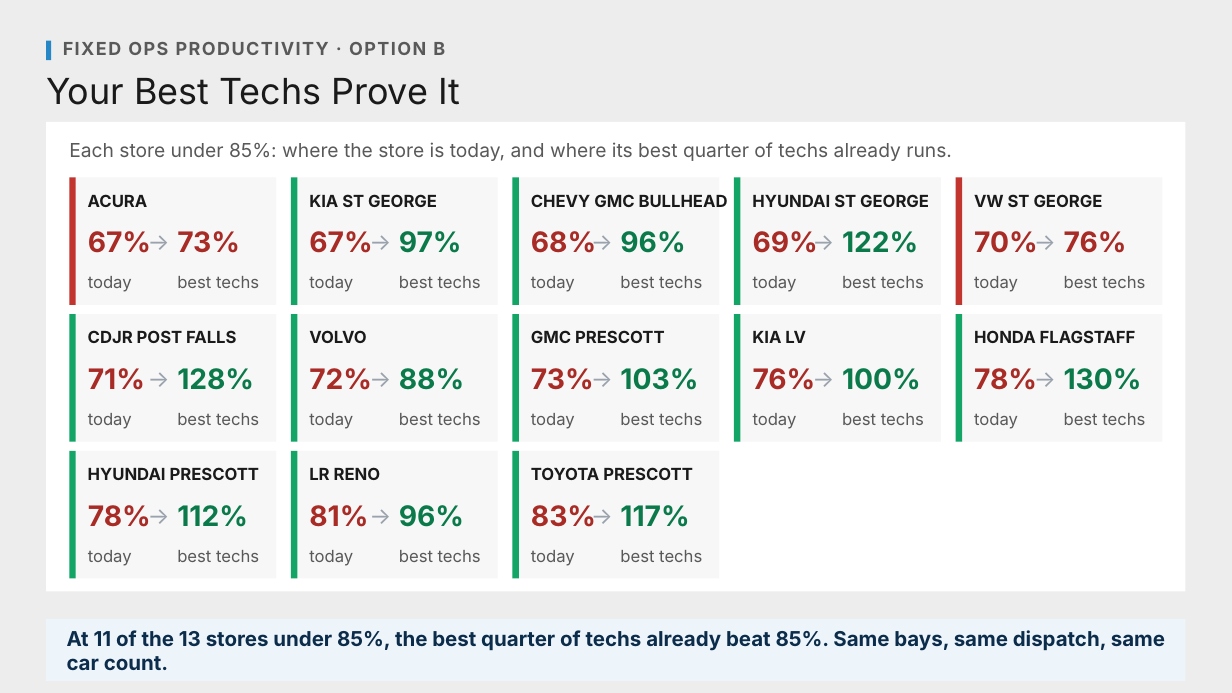
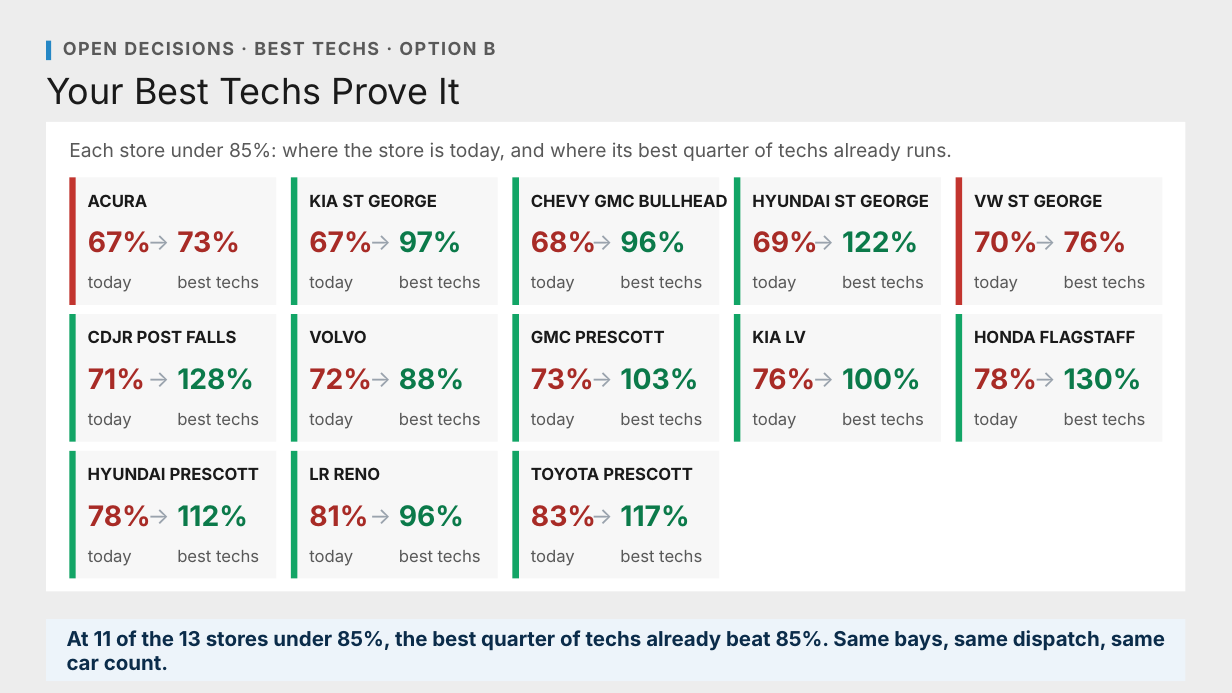
Before and after one commit to Ndresner/Noah, a slide deck: slide 163 of day2-deck/decks/Fixed Ops - Day 2 Example Test Deck.pptx. Drawn at 1232x693 pixels with LibreOffice and Linux fonts; fonts in the diff are those of the drawing. Boxes give left, top, right and bottom in pixels: in the first picture for what was removed or moved away, otherwise in the second. Text is boxed around its words. In the diff, an @@ line names an element or a change of style, - is before the commit and + after.

```diff
--- a/day2-deck/decks/Fixed Ops - Day 2 Example Test Deck.pptx
+++ b/day2-deck/decks/Fixed Ops - Day 2 Example Test Deck.pptx
@@ text at <box>63,42,496,55</box>: text changed @@
-FIXED OPS PRODUCTIVITY · OPTION B
+OPEN DECISIONS · BEST TECHS · OPTION B
```
Also in this commit, not shown: 8 other slides changed, 4 other files.
